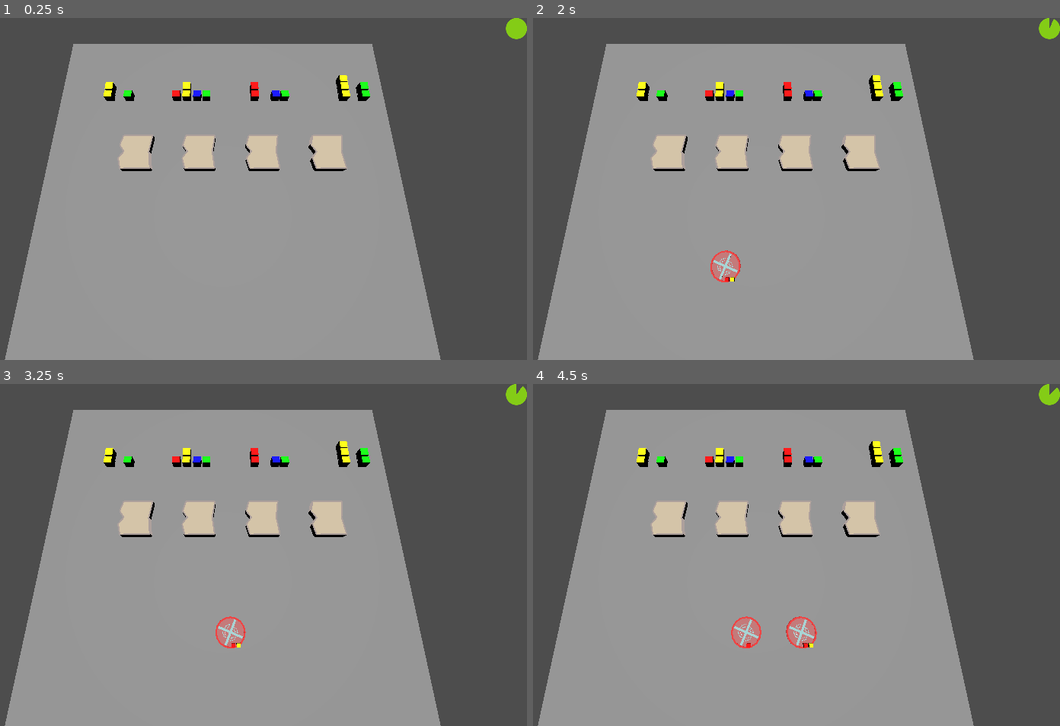
Above: before the commit, frames 1-4 (two rows, left to right).
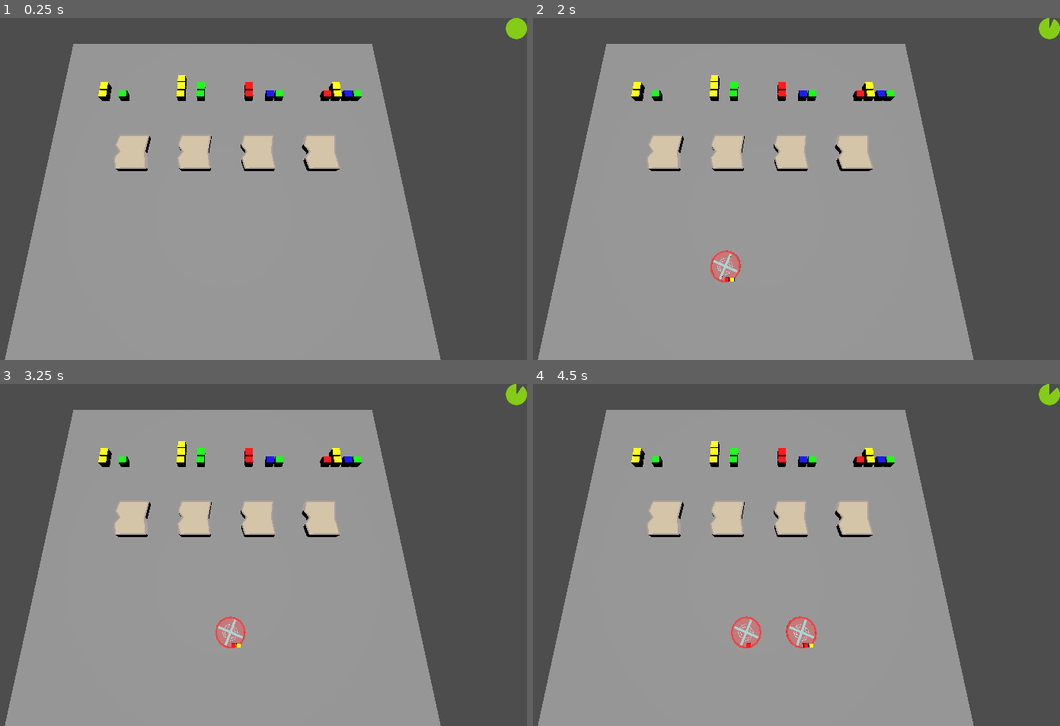
Above: after the commit, the same moments.

Repository: gabrield67/Sandwich-Shop
Game: Godot game, scene res://scenes/game.tscn
Two runs of this game, one before a commit and one after it. Both use one fixed random seed, a clock stepped at 60 frames per second and the inputs below.
Inputs (mouse positions are in pixels of both pictures, inside the frame that each line leads up to):
- Up to frame 1 (0.25 s): no input
- Up to frame 2 (2 s): tap Enter at 0.5 s; move the mouse to (891, 171) at 0.52 s; click (891, 171) at 0.67 s; tap Space at 1.25 s; move the mouse to (633, 206) at 1.27 s; click (633, 206) at 1.42 s
- Up to frame 3 (3.25 s): move the mouse to (284, 479) at 2.02 s; click (284, 479) at 2.17 s; move the mouse to (189, 623) at 2.77 s; click (189, 623) at 2.92 s
- Up to frame 4 (4.5 s): move the mouse to (938, 606) at 3.52 s; click (938, 606) at 3.67 s; move the mouse to (575, 503) at 4.27 s; click (575, 503) at 4.42 s

The runs differ from the first frame. In frame 1, 2.0% of the frame differs, in the area x 18-71%, y 16-45%; in frame 2, 2.0%; in frame 3, 2.0%; in frame 4, 2.0%.

Commit message:
Fixed some things in main game scene

Diff:
--- a/scenes/game.tscn
+++ b/scenes/game.tscn
@@ -4,7 +4,9 @@
 [ext_resource type="PackedScene" uid="uid://c54v7gf8e74j5" path="res://scenes/Ingredients/Bread.tscn" id="3_lnu2h"]
 [ext_resource type="AudioStream" uid="uid://4bgt8e0y4v5a" path="res://sounds/switch_02_rubber_duck.ogg" id="4_iywne"]
 [ext_resource type="PackedScene" uid="uid://drkevmp0aiaxv" path="res://scenes/Ingredients/Ingredient Spawner.tscn" id="4_lbhrr"]
-[ext_resource type="PackedScene" uid="uid://bkd5kxair4hmq" path="res://scenes/HUD.tscn" id="5_iywne"]
+[ext_resource type="PackedScene" path="res://scenes/HUD.tscn" id="5_iywne"]
+[ext_resource type="AudioStream" uid="uid://bhebxqcor48g" path="res://sounds/bell_01_rubber_duck_oga.ogg" id="7_gee14"]
+[ext_resource type="AudioStream" uid="uid://b54m7lsq21hkc" path="res://sounds/spring_07_rubber_duck.ogg" id="8_0tnpc"]
 
 [sub_resource type="BoxShape3D" id="BoxShape3D_8cj0n"]
 
@@ -31,20 +33,8 @@
 [node name="Camera3D" type="Camera3D" parent="Camera Pivot" unique_id=1031999790]
 transform = Transform3D(1, 0, 0, 0, 1, 0, 0, 0, 1, 0, 0, 19)
 
-[node name="Bread" parent="." unique_id=1187585206 instance=ExtResource("3_lnu2h")]
-transform = Transform3D(1, 0, 0, 0, 1, 0, 0, 0, 1, -7.2391553, 1.6317925, -2.7094417)
-
-[node name="Bread2" parent="." unique_id=603495618 instance=ExtResource("3_lnu2h")]
-transform = Transform3D(1, 0, 0, 0, 1, 0, 0, 0, 1, 3.1174407, 1.6317925, -2.7094417)
-
 [node name="IngredientSpawner" parent="." unique_id=1365398154 instance=ExtResource("4_lbhrr")]
 transform = Transform3D(1, 0, 0, 0, 1, 0, 0, 0, 1, -2.3609233, 2.8174725, 6.0316615)
-
-[node name="Bread3" parent="." unique_id=1041816712 instance=ExtResource("3_lnu2h")]
-transform = Transform3D(1, 0, 0, 0, 1, 0, 0, 0, 1, -2.0807528, 1.6317925, -2.7094417)
-
-[node name="Bread4" parent="." unique_id=157967700 instance=ExtResource("3_lnu2h")]
-transform = Transform3D(1, 0, 0, 0, 1, 0, 0, 0, 1, 8.422533, 1.6317925, -2.7094417)
 
 [node name="Pickup Sound" type="AudioStreamPlayer" parent="." unique_id=1434898793]
 stream = ExtResource("4_iywne")
@@ -56,11 +46,20 @@
 
 [node name="HUD" parent="." unique_id=1287460498 instance=ExtResource("5_iywne")]
 
-[connection signal="body_entered" from="Bread" to="Bread" method="on_entered"]
-[connection signal="body_exited" from="Bread" to="Bread" method="on_exited"]
-[connection signal="body_entered" from="Bread2" to="Bread2" method="on_entered"]
-[connection signal="body_exited" from="Bread2" to="Bread2" method="on_exited"]
-[connection signal="body_entered" from="Bread3" to="Bread3" method="on_entered"]
-[connection signal="body_exited" from="Bread3" to="Bread3" method="on_exited"]
-[connection signal="body_entered" from="Bread4" to="Bread4" method="on_entered"]
-[connection signal="body_exited" from="Bread4" to="Bread4" method="on_exited"]
+[node name="WinSound" type="AudioStreamPlayer" parent="." unique_id=699382802]
+stream = ExtResource("7_gee14")
+
+[node name="LoseSound" type="AudioStreamPlayer" parent="." unique_id=178496200]
+stream = ExtResource("8_0tnpc")
+
+[node name="Bread" parent="." unique_id=1187585206 instance=ExtResource("3_lnu2h")]
+transform = Transform3D(1, 0, 0, 0, 1, 0, 0, 0, 1, -7.570305, 1.6317925, -2.7094417)
+
+[node name="Bread3" parent="." unique_id=1988284436 instance=ExtResource("3_lnu2h")]
+transform = Transform3D(1, 0, 0, 0, 1, 0, 0, 0, 1, 7.8709307, 1.6317925, -2.7094417)
+
+[node name="Bread2" parent="." unique_id=447678772 instance=ExtResource("3_lnu2h")]
+transform = Transform3D(1, 0, 0, 0, 1, 0, 0, 0, 1, 2.741928, 1.6317925, -2.7094417)
+
+[node name="Bread4" parent="." unique_id=607306648 instance=ExtResource("3_lnu2h")]
+transform = Transform3D(1, 0, 0, 0, 1, 0, 0, 0, 1, -2.4413023, 1.6317925, -2.7094417)
